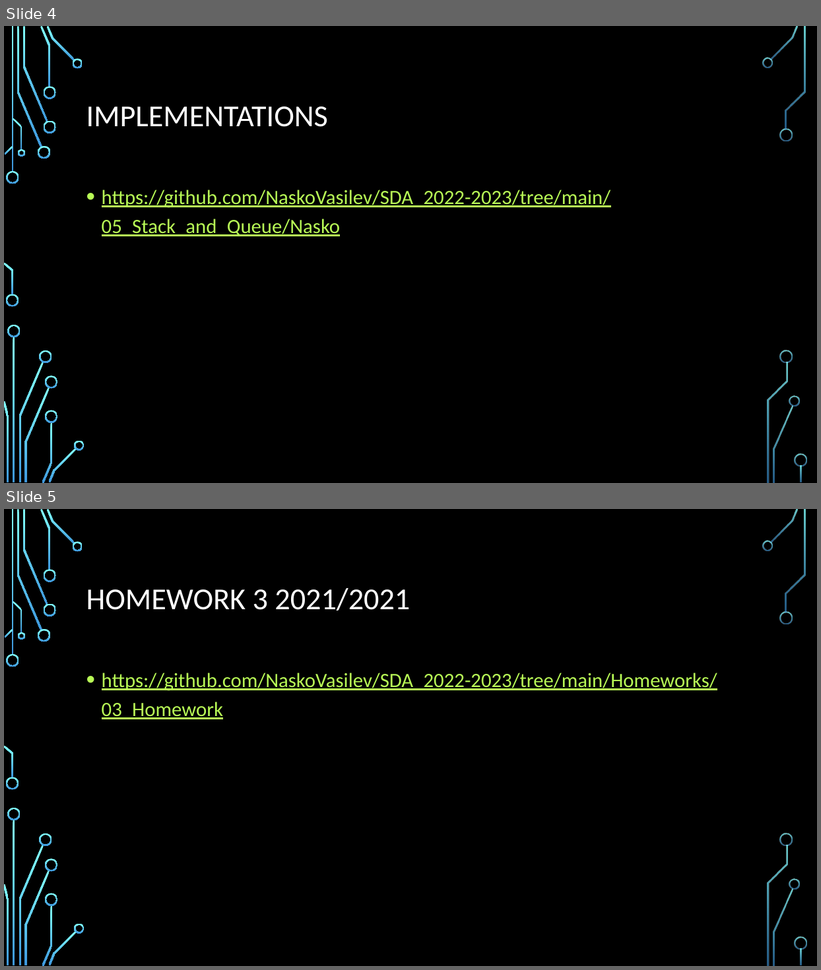
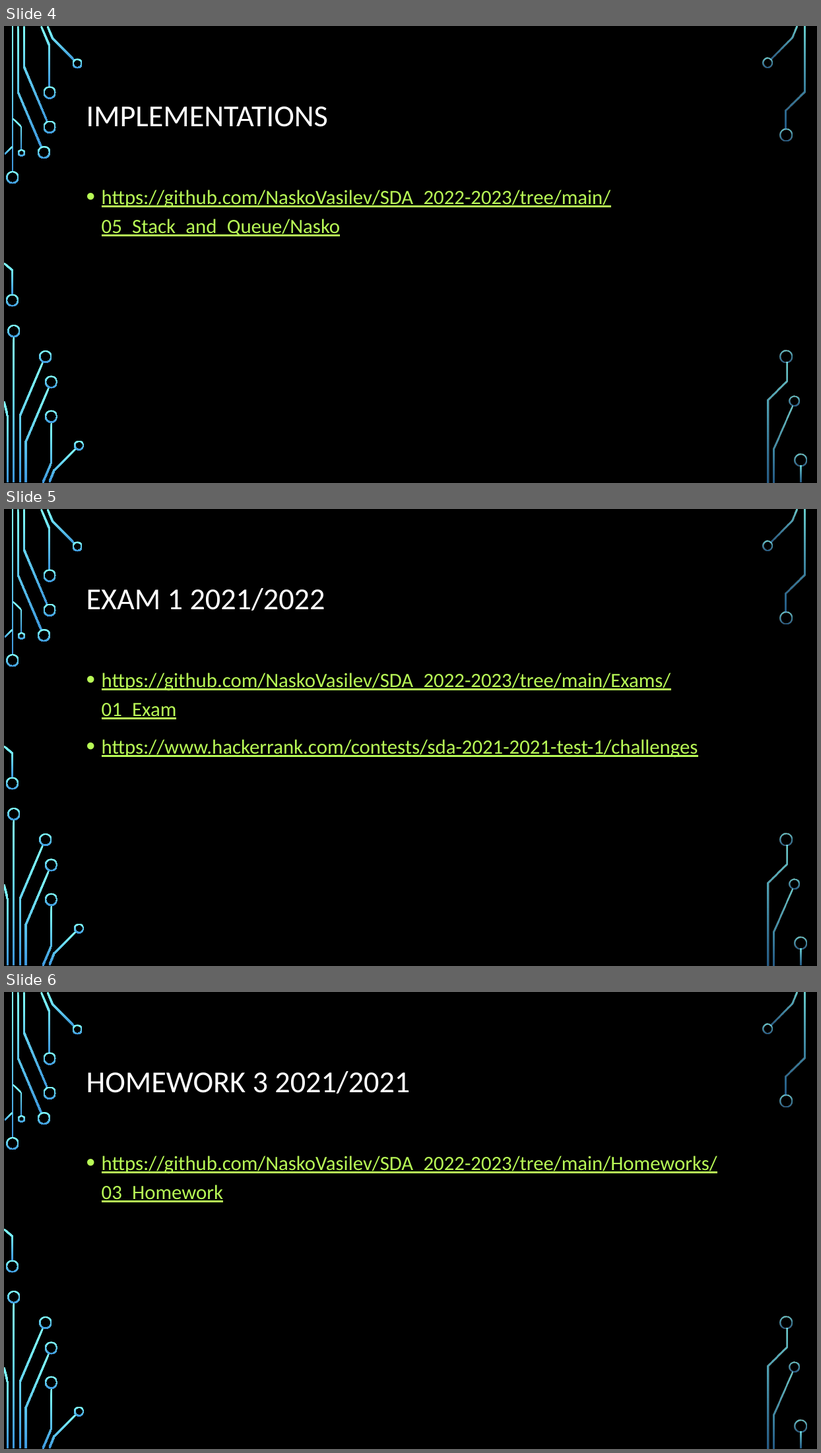
Before and after one commit to NaskoIT/SDA_2022-2023, a slide deck: 05_Stack_and_Queue/Nasko/04_Stack and queue.pptx. Shown one above the other, each under a label of ours: slides 4 and 5 before the commit, slides 4, 5 and 6 after it. The pictures are 821x970 and 821x1453 pixels, drawn with LibreOffice and Linux fonts; fonts in the diff are those of the drawing; background and template pictures are left out. Boxes give left, top, right and bottom in pixels: in the first picture for what was removed or moved away, otherwise in the second. Text is boxed around its words. In the diff, an @@ line names an element or a change of style, - is before the commit and + after.

Commit message:
Added stack and queue presentation

```diff
--- a/05_Stack_and_Queue/Nasko/04_Stack and queue.pptx
+++ b/05_Stack_and_Queue/Nasko/04_Stack and queue.pptx
@@ slide 5 added at (x1=4, y1=509, x2=817, y2=966), background picture (left out); not listed: 36 template elements that a slide beside it also shows @@
@@ title added at (x1=86, y1=588, x2=325, y2=611), 36 pt, text #FFFFFF @@
+EXAM 1 2021/2022
@@ text added at (x1=102, y1=673, x2=698, y2=758), 24 pt, text #B8FA56, underline @@
+• https://github.com/NaskoVasilev/SDA_2022-2023/tree/main/Exams/01_Exam
+• https://www.hackerrank.com/contests/sda-2021-2021-test-1/challenges
@@ what was slide 5 is now slide 6 @@
```
